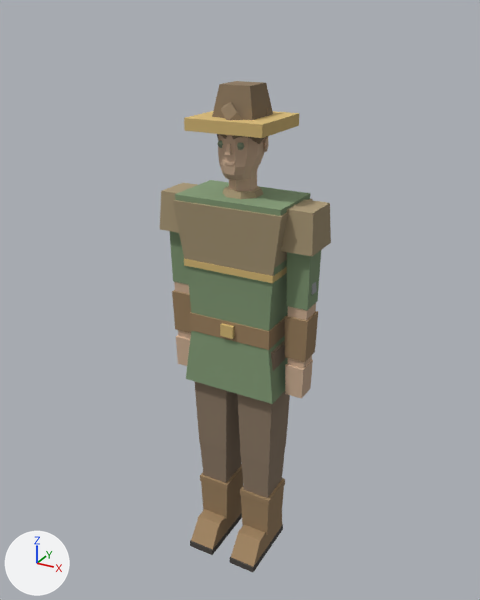
One commit to the glTF model assets/models/villagers/farmer.glb: the scene before it, then after it.
Both versions are drawn from a 50 mm camera at (1.065, -1.958, 2.061) aimed at (-0.023, 0.022, 1.071). Lighting does not change. The marker at lower left points along +X, +Y and +Z. The first picture is the older version. Vertices at exactly the same position are counted once.

Objects in the first picture: 'Player'.
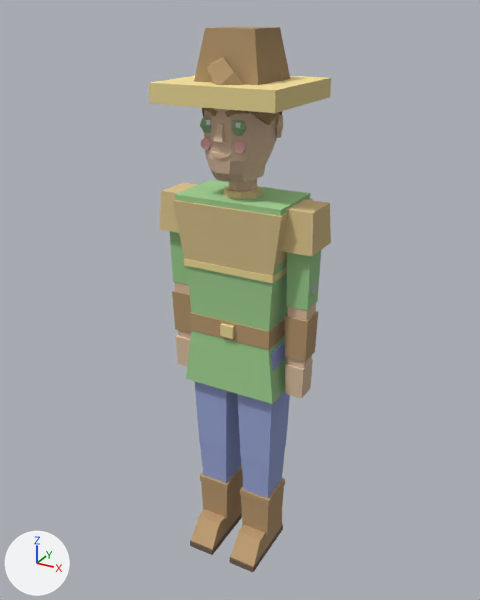
Boxes [x1, y1, x2, y2] around the edits, measured in the pictures (480 x 600 px; the box of a moved part takes in the faces that stretch with it):
'Player', surface changed, reshaped (lighter, 6% wider, 11% taller): before [160, 81, 331, 572]; after [149, 27, 331, 572]
part 1 of me_player, added: after [234, 141, 246, 153]
part 2 of me_player, added: after [201, 138, 211, 150]
part 3 of me_player, moved or reshaped: before [184, 81, 299, 180]; after [149, 27, 331, 182]
part 4 of me_player, recoloured: before [218, 141, 243, 150]; after [200, 118, 245, 136]

Diff of the bpy script that builds the scene:
```diff
--- a/assets/models/villagers/farmer.glb.py
+++ b/assets/models/villagers/farmer.glb.py
@@ mat_skin @@
 n2 = _N.new('ShaderNodeMix'); n2.name = 'Mix'
 n2.inputs[0].default_value = 1.0  # 'Factor'
-n2.inputs[7].default_value = (0.74, 0.52, 0.36, 1.0)  # 'B', beige #dfbfa2
+n2.inputs[7].default_value = (0.86, 0.62, 0.43, 1.0)  # 'B', beige #efceaf
 n3 = _N.new('ShaderNodeVertexColor'); n3.name = 'Color Attribute'
@@ mat_hair @@
 n2 = _N.new('ShaderNodeMix'); n2.name = 'Mix'
 n2.inputs[0].default_value = 1.0  # 'Factor'
-n2.inputs[7].default_value = (0.28, 0.2, 0.12, 1.0)  # 'B', brown #907c61
+n2.inputs[7].default_value = (0.45, 0.3, 0.15, 1.0)  # 'B', brown #b3956c
 n3 = _N.new('ShaderNodeVertexColor'); n3.name = 'Color Attribute'
@@ mat_tunic @@
 n2 = _N.new('ShaderNodeMix'); n2.name = 'Mix'
 n2.inputs[0].default_value = 1.0  # 'Factor'
-n2.inputs[7].default_value = (0.25, 0.36, 0.2, 1.0)  # 'B', greyish green #89a27c
+n2.inputs[7].default_value = (0.4, 0.72, 0.32, 1.0)  # 'B', green #aadd99
 n3 = _N.new('ShaderNodeVertexColor'); n3.name = 'Color Attribute'
@@ mat_pants @@
 n2 = _N.new('ShaderNodeMix'); n2.name = 'Mix'
 n2.inputs[0].default_value = 1.0  # 'Factor'
-n2.inputs[7].default_value = (0.3, 0.22, 0.15, 1.0)  # 'B', brown #95816c
+n2.inputs[7].default_value = (0.38, 0.45, 0.8, 1.0)  # 'B', blue #a6b3e7
 n3 = _N.new('ShaderNodeVertexColor'); n3.name = 'Color Attribute'
@@ mat_leather @@
 n2 = _N.new('ShaderNodeMix'); n2.name = 'Mix'
 n2.inputs[0].default_value = 1.0  # 'Factor'
-n2.inputs[7].default_value = (0.38, 0.25, 0.13, 1.0)  # 'B', brown #a68965
+n2.inputs[7].default_value = (0.55, 0.36, 0.18, 1.0)  # 'B', brown #c4a276
 n3 = _N.new('ShaderNodeVertexColor'); n3.name = 'Color Attribute'
@@ mat_sole @@
 n2 = _N.new('ShaderNodeMix'); n2.name = 'Mix'
 n2.inputs[0].default_value = 1.0  # 'Factor'
-n2.inputs[7].default_value = (0.08, 0.07, 0.06, 1.0)  # 'B', dark grey #504b45
+n2.inputs[7].default_value = (0.2, 0.14, 0.1, 1.0)  # 'B', brown #7c6959
 n3 = _N.new('ShaderNodeVertexColor'); n3.name = 'Color Attribute'
@@ mat_armor @@
 n2 = _N.new('ShaderNodeMix'); n2.name = 'Mix'
 n2.inputs[0].default_value = 1.0  # 'Factor'
-n2.inputs[7].default_value = (0.43, 0.34, 0.2, 1.0)  # 'B', beige #af9e7c
+n2.inputs[7].default_value = (0.8, 0.62, 0.3, 1.0)  # 'B', beige #e7ce95
 n3 = _N.new('ShaderNodeVertexColor'); n3.name = 'Color Attribute'
@@ mat_gold @@
 n2 = _N.new('ShaderNodeMix'); n2.name = 'Mix'
 n2.inputs[0].default_value = 1.0  # 'Factor'
-n2.inputs[7].default_value = (0.74, 0.53, 0.2, 1.0)  # 'B', beige #dfc07c
+n2.inputs[7].default_value = (0.97, 0.8, 0.35, 1.0)  # 'B', yellow #fce7a0
 n3 = _N.new('ShaderNodeVertexColor'); n3.name = 'Color Attribute'
@@ mat_white @@
+mat_white = bpy.data.materials.new('white')
+mat_white.use_nodes = True; mat_white.node_tree.nodes.clear()
+_N = mat_white.node_tree.nodes; _L = mat_white.node_tree.links
+n0 = _N.new('ShaderNodeBsdfPrincipled'); n0.name = 'Principled BSDF'
+n0.inputs[2].default_value = 1.0  # 'Roughness'
+n1 = _N.new('ShaderNodeOutputMaterial'); n1.name = 'Material Output'
+n2 = _N.new('ShaderNodeVertexColor'); n2.name = 'Color Attribute'
+_L.new(n0.outputs[0], n1.inputs[0])  # 'BSDF' to 'Surface'
+_L.new(n2.outputs[0], n0.inputs[0])  # 'Color' to 'Base Color'
@@ mat_blush @@
+mat_blush = bpy.data.materials.new('blush')
+# nodes: BsdfPrincipled, Mix, OutputMaterial, VertexColor
+# colours: pink #fdbfbc, mixed with the vertex colours
@@ me_player @@
-me_player.from_pydata(...)  # 714 vertices, 1214 faces; spans x -0.3..0.3, y -0.18..0.14, z 0.0..1.84
+me_player.from_pydata(...)  # 762 vertices, 1294 faces; spans x -0.3..0.3, y -0.21..0.21, z 0.0..2.01
+# me_player part 1: a new loose piece, an 8-sided cylinder along y spanning x 0.043..0.078, y -0.137..-0.125, z 1.647..1.683, in mat_blush
+# me_player part 2: a new loose piece, an 8-sided cylinder along y spanning x -0.078..-0.043, y -0.137..-0.125, z 1.647..1.683, in mat_blush
+# me_player part 3: 426 vertices moved from x -0.14..0.14, y -0.14..0.14, z 1.54..1.84 to x -0.22..0.22, y -0.21..0.21, z 1.55..2.01
+# me_player part 4: 20 kept faces spanning x -0.08..0.08, y -0.14..-0.13, z 1.7..1.75 get new vertex colours
+# other edits to the shape of me_player do not show in these pictures
 me_player.materials.append(mat_skin)
@@ me_player @@
 me_player.materials.append(mat_iron)
+me_player.materials.append(mat_white)
+me_player.materials.append(mat_blush)
```
